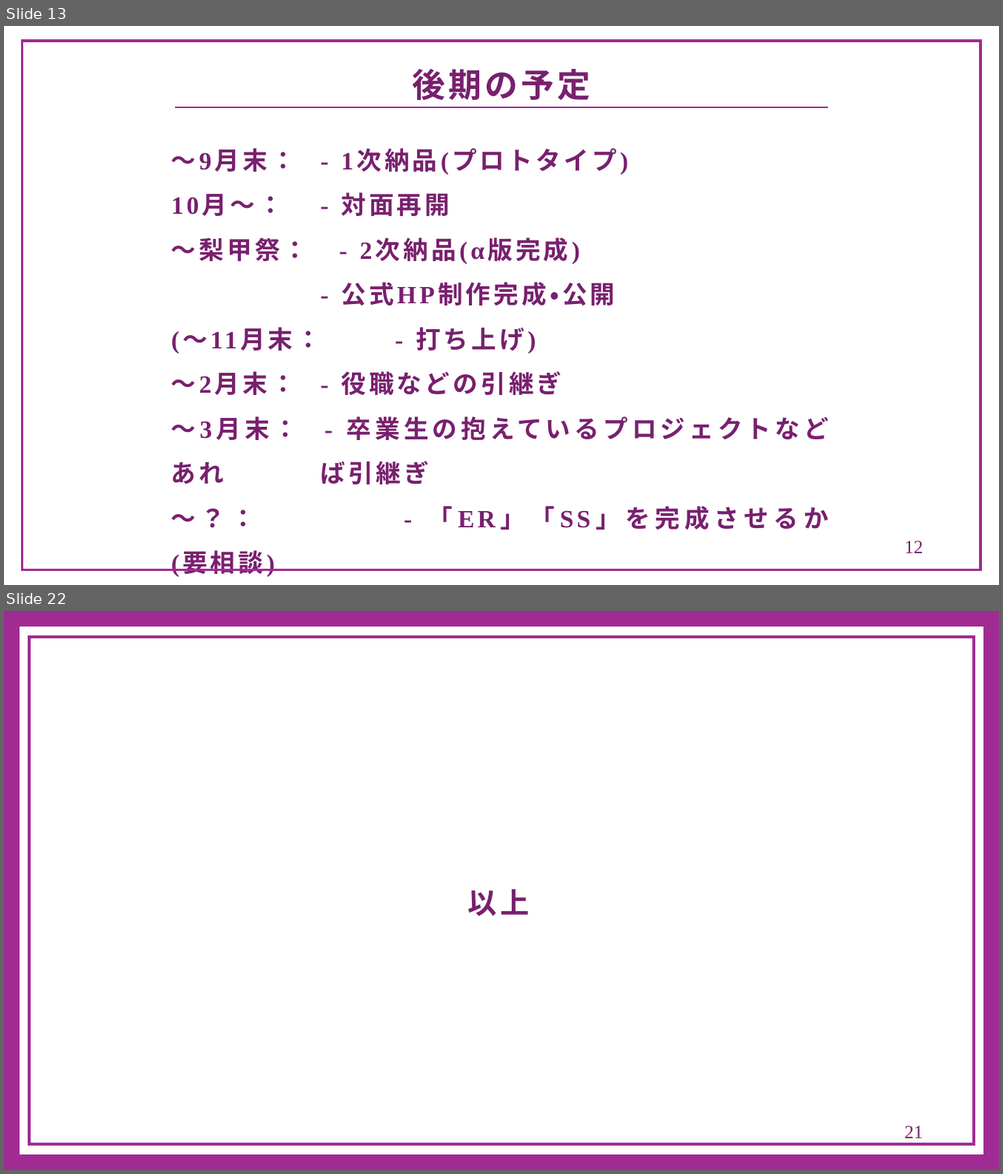
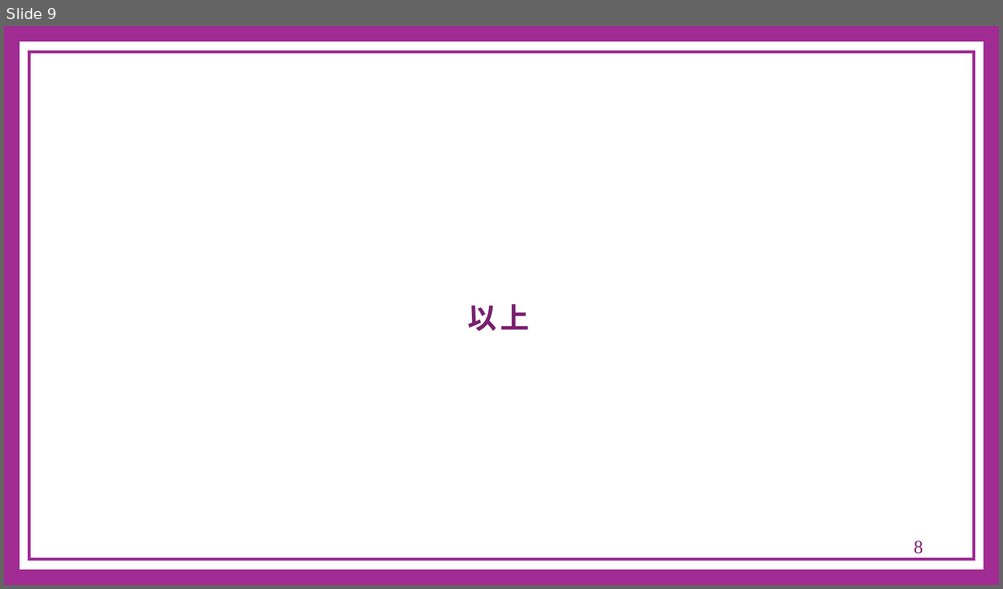
Before and after one commit to G-2-yama/archives, a slide deck: minutes/slide_template.pptx. Shown one above the other, each under a label of ours: slides 13 and 22 before the commit, slide 9 after it; the slides between them are not shown. The pictures are 1003x1174 and 1003x589 pixels, drawn with LibreOffice and Linux fonts; fonts in the diff are those of the drawing; background and template pictures are left out. Boxes give left, top, right and bottom in pixels: in the first picture for what was removed or moved away, otherwise in the second. Text is boxed around its words. In the diff, an @@ line names an element or a change of style, - is before the commit and + after.

```diff
--- a/minutes/slide_template.pptx
+++ b/minutes/slide_template.pptx
@@ slide 13 removed at box(4, 26, 999, 585), background #FFFFFF @@
@@ rectangle removed at box(22, 41, 981, 571) @@
@@ text removed at box(412, 69, 590, 100) @@
-後期の予定
@@ line removed from (175, 107) to (828, 107) @@
@@ text removed at box(171, 148, 828, 530) @@
-～9月末： - 1次納品(プロトタイプ)
-10月～： - 対面再開
-～梨甲祭： - 2次納品(α版完成)
-- 公式HP制作完成・公開
-(～11月末： - 打ち上げ)
-～2月末： - 役職などの引継ぎ
-～3月末： - 卒業生の抱えているプロジェクトなどあれ ば引継ぎ
-～？： - 「ER」「SS」を完成させるか(要相談)
@@ page number removed at box(904, 541, 922, 554) @@
-12
@@ what was slide 22 is now slide 9 @@
@@ page number at box(913, 541, 923, 554): text changed @@
-21
+8
```
Also in this commit, not shown: 4 slides changed, 4 slides added, 16 other slides removed.
